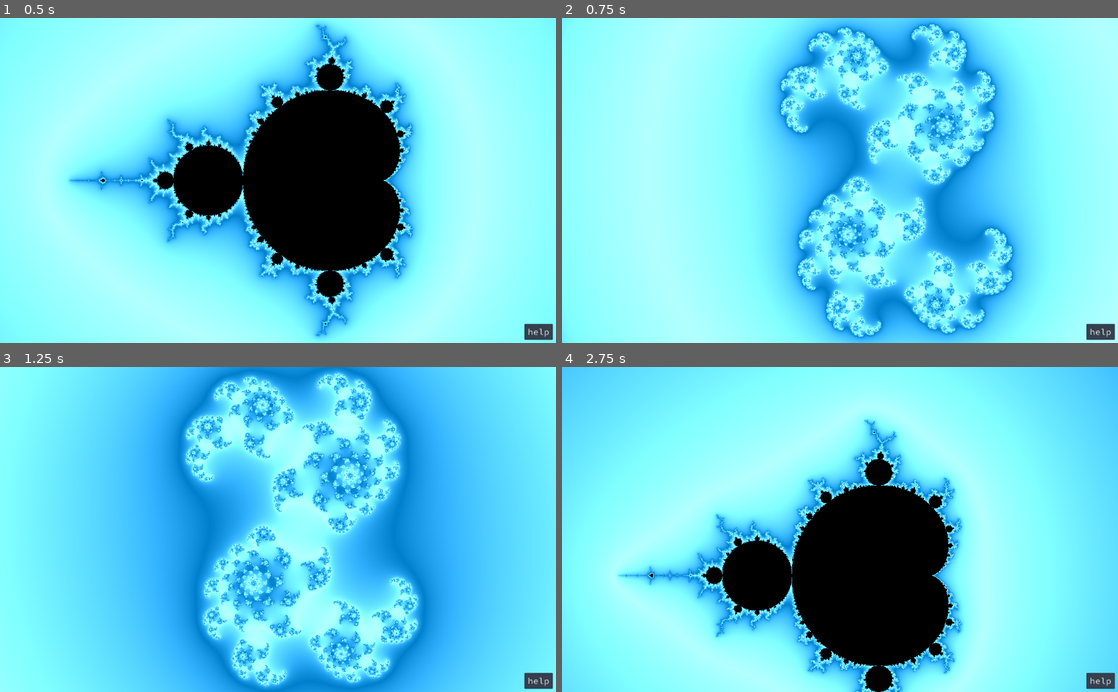
Above: before the commit, frames 1-4 (two rows, left to right).
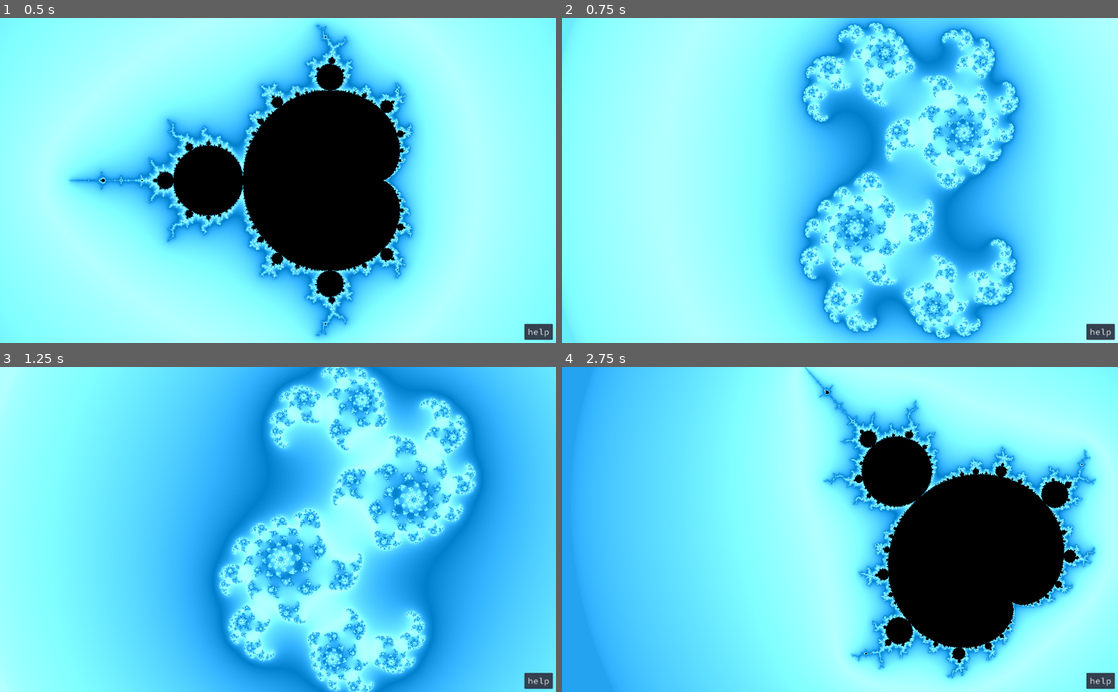
Above: after the commit, the same moments.

Repository: kiwijuice56/web-mandelbrot
Game: Godot game, scene res://main/FractalNavigation.tscn
Same seed, same stepped clock (60 frames per second), same inputs: the game is played once before the commit and once after it.
Inputs (mouse positions are in pixels of both pictures, inside the frame that each line leads up to):
- Up to frame 1 (0.5 s): no input
- Up to frame 2 (0.75 s): move the mouse to (962, 164) at 0.52 s; hold Right (rotate_right, bound only after the commit) from 0.53 s (still down); tap J (julia) at 0.6 s; click (962, 164) at 0.67 s
- Up to frame 3 (1.25 s): keep holding Right (rotate_right, bound only after the commit)
- Up to frame 4 (2.75 s): release Right (rotate_right, bound only after the commit) at 1.25 s; drag from (728, 545) to (812, 594) at 1.27 s; move the mouse to (895, 458) at 2.02 s; hold Right (rotate_right, bound only after the commit) from 2.03 s (still down); tap J (julia) at 2.1 s; click (895, 458) at 2.17 s

Frame 1 is identical in both runs. In frame 2, 23% of the frame differs, in the area x 35-86%, y 0-100%; in frame 3, 54%; in frame 4, 79%, in the area x 0-100%, y 0-100%.

Commit message:
Mandelbrot rotation

Diff:
--- a/main/FractalNavigation.tscn
+++ b/main/FractalNavigation.tscn
@@ -12,6 +12,7 @@
 shader_param/y_max = 2.0
 shader_param/width = 1000.0
 shader_param/height = 800.0
+shader_param/angle = 0.0
 shader_param/mouse_pos = null
 shader_param/shimmer_speed = 0.1
 shader_param/oversample = false
--- a/main/fractal_navigation.gd
+++ b/main/fractal_navigation.gd
@@ -5,6 +5,7 @@
 export var zoom_sensitivity: float = 0.06
 export var drag_speed: float = 0.0063
 export var move_speed: float = 0.8
+export var rotate_speed: float = 0.6
 
 # The top-left and bottom-right bounds of the graph, synced with the shader
 var pos_min: Vector2 setget set_pos_min, get_pos_min
@@ -96,10 +97,13 @@
 	self.zoom *= zoom_vel
 
 	var kb_vector: Vector2 = Input.get_vector("move_left", "move_right", "move_up", "move_down")
+	var kb_angle: float = Input.get_action_strength("rotate_left") - Input.get_action_strength("rotate_right")
 	kb_vector.x *= get_aspect_ratio()
 
 	offset_max += zoom * kb_vector * move_speed * delta
 	offset_min += zoom * kb_vector * move_speed * delta
+
+	material.set_shader_param("angle", material.get_shader_param("angle") + kb_angle * delta * rotate_speed)
 
 	update_window()
 
--- a/main/mandelbrot_fractal.tres
+++ b/main/mandelbrot_fractal.tres
@@ -9,6 +9,7 @@
 
 uniform float width = 1000;
 uniform float height = 800;
+uniform float angle = 0.0;
 
 uniform highp vec2 mouse_pos;
 
@@ -67,6 +68,11 @@
 vec3 mandelbrot(vec2 uv) {
 	highp float x = x_min + uv.x * (x_max - x_min);
 	highp float y = y_min + uv.y * (y_max - y_min);
+
+	float xtemp = x;
+	x = x * cos(angle) - y * sin(angle);
+	y = y * cos(angle) + xtemp * sin(angle);
+
 	highp float x0 = x;
 	highp float y0 = y;
 
@@ -77,7 +83,7 @@
 	// WebGL has a limitation that won't allow the shader to compile
 	// if a non-constant is used in for-loops; 256 is `MAX_ITER`
 	for (int i = 0; i < 256; i++) {
-		highp float xtemp = x * x - y * y + (julia ? mouse_pos.x : x0);
+		xtemp = x * x - y * y + (julia ? mouse_pos.x : x0);
 		y = 2.0 * x * y + (julia ? mouse_pos.y : y0);
 		x = xtemp;
 		iter++;
@@ -92,7 +98,7 @@
 
 		// We take some extra iterations for a smaller error in the coloration
 		for (int extra_iter = 0; extra_iter < 4; extra_iter++) {
-			highp float xtemp = x * x - y * y + (julia ? mouse_pos.x : x0);
+			xtemp = x * x - y * y + (julia ? mouse_pos.x : x0);
 			y = 2.0 * x * y + (julia ? mouse_pos.y : y0);
 			x = xtemp;
 			iter++;
--- a/main/ui/UI.tscn
+++ b/main/ui/UI.tscn
@@ -36,7 +36,8 @@
 margin_bottom = 540.0
 size_flags_vertical = 3
 text = "Navigation controls:
-- WASD, arrow keys, mouse: movement
+- WASD, mouse: movement
+- arrow keys: rotation about origin
 - mouse wheel: zoom
 - L: locks mouse (julia)
 
--- a/project.godot
+++ b/project.godot
@@ -60,25 +60,21 @@
 move_up={
 "deadzone": 0.5,
 "events": [ Object(InputEventKey,"resource_local_to_scene":false,"resource_name":"","device":0,"alt":false,"shift":false,"control":false,"meta":false,"command":false,"pressed":false,"scancode":0,"physical_scancode":87,"unicode":0,"echo":false,"script":null)
-, Object(InputEventKey,"resource_local_to_scene":false,"resource_name":"","device":0,"alt":false,"shift":false,"control":false,"meta":false,"command":false,"pressed":false,"scancode":0,"physical_scancode":16777232,"unicode":0,"echo":false,"script":null)
  ]
 }
 move_left={
 "deadzone": 0.5,
 "events": [ Object(InputEventKey,"resource_local_to_scene":false,"resource_name":"","device":0,"alt":false,"shift":false,"control":false,"meta":false,"command":false,"pressed":false,"scancode":0,"physical_scancode":65,"unicode":0,"echo":false,"script":null)
-, Object(InputEventKey,"resource_local_to_scene":false,"resource_name":"","device":0,"alt":false,"shift":false,"control":false,"meta":false,"command":false,"pressed":false,"scancode":0,"physical_scancode":16777231,"unicode":0,"echo":false,"script":null)
  ]
 }
 move_right={
 "deadzone": 0.5,
 "events": [ Object(InputEventKey,"resource_local_to_scene":false,"resource_name":"","device":0,"alt":false,"shift":false,"control":false,"meta":false,"command":false,"pressed":false,"scancode":0,"physical_scancode":68,"unicode":0,"echo":false,"script":null)
-, Object(InputEventKey,"resource_local_to_scene":false,"resource_name":"","device":0,"alt":false,"shift":false,"control":false,"meta":false,"command":false,"pressed":false,"scancode":0,"physical_scancode":16777233,"unicode":0,"echo":false,"script":null)
  ]
 }
 move_down={
 "deadzone": 0.5,
 "events": [ Object(InputEventKey,"resource_local_to_scene":false,"resource_name":"","device":0,"alt":false,"shift":false,"control":false,"meta":false,"command":false,"pressed":false,"scancode":0,"physical_scancode":83,"unicode":0,"echo":false,"script":null)
-, Object(InputEventKey,"resource_local_to_scene":false,"resource_name":"","device":0,"alt":false,"shift":false,"control":false,"meta":false,"command":false,"pressed":false,"scancode":0,"physical_scancode":16777234,"unicode":0,"echo":false,"script":null)
  ]
 }
 burning_ship={
@@ -96,6 +92,16 @@
 "events": [ Object(InputEventKey,"resource_local_to_scene":false,"resource_name":"","device":0,"alt":false,"shift":false,"control":false,"meta":false,"command":false,"pressed":false,"scancode":0,"physical_scancode":76,"unicode":0,"echo":false,"script":null)
  ]
 }
+rotate_left={
+"deadzone": 0.5,
+"events": [ Object(InputEventKey,"resource_local_to_scene":false,"resource_name":"","device":0,"alt":false,"shift":false,"control":false,"meta":false,"command":false,"pressed":false,"scancode":0,"physical_scancode":16777231,"unicode":0,"echo":false,"script":null)
+ ]
+}
+rotate_right={
+"deadzone": 0.5,
+"events": [ Object(InputEventKey,"resource_local_to_scene":false,"resource_name":"","device":0,"alt":false,"shift":false,"control":false,"meta":false,"command":false,"pressed":false,"scancode":0,"physical_scancode":16777233,"unicode":0,"echo":false,"script":null)
+ ]
+}
 
 [physics]
 
Not shown, changed: docs/index.html
Not shown, changed: docs/index.pck
